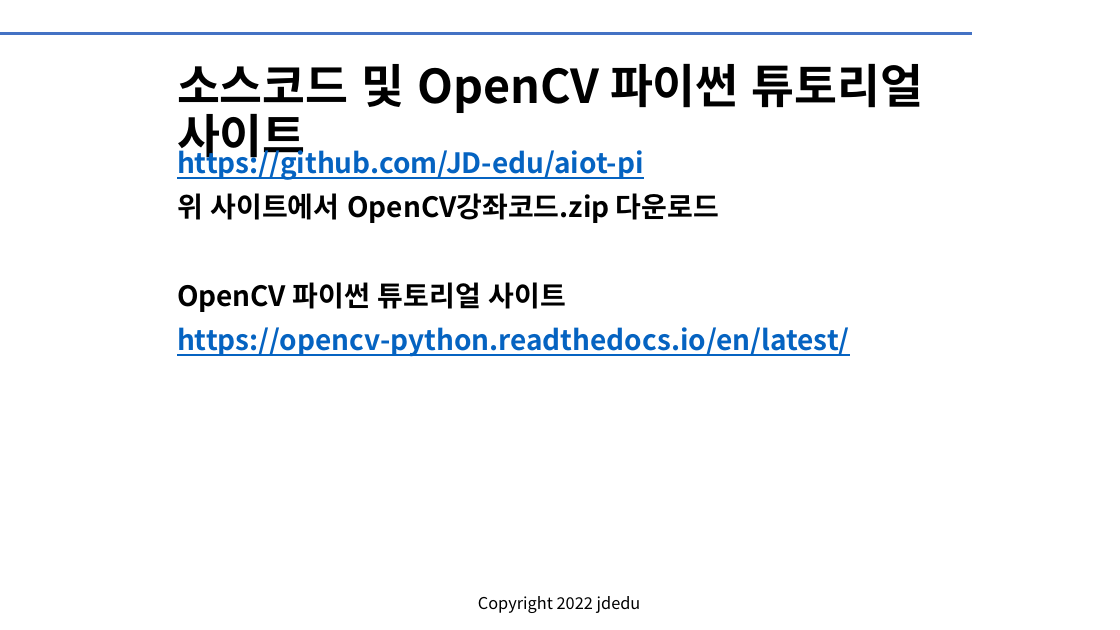
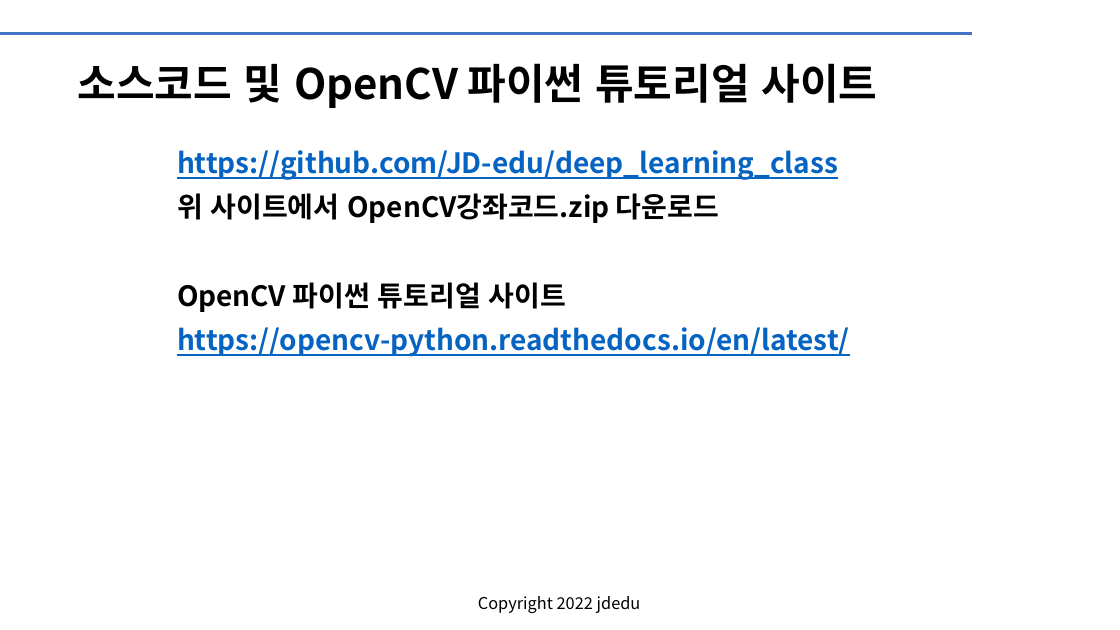
Before and after one commit to JD-edu/deep_learning_class, a slide deck: slide 30 of documents/OpenCV_기초_강좌.pptx. Drawn at 1120x630 pixels with LibreOffice and Linux fonts; fonts in the diff are those of the drawing; background and template pictures are left out. Boxes give left, top, right and bottom in pixels: in the first picture for what was removed or moved away, otherwise in the second. Text is boxed around its words. In the diff, an @@ line names an element or a change of style, - is before the commit and + after.

```diff
--- a/documents/OpenCV_기초_강좌.pptx
+++ b/documents/OpenCV_기초_강좌.pptx
@@ title "소스코드 및 OpenCV 파이썬 튜토리얼 ...": place and size @@
-title "소스코드 및 OpenCV 파이썬 튜토리얼 ..." at (177,64,924,165)
+title "소스코드 및 OpenCV 파이썬 튜토리얼 ..." at (77,63,878,108)
@@ title "소스코드 및 OpenCV 파이썬 튜토리얼 ..." at (77,63,878,108): size 40 to 36 pt @@
@@ text at (177,150,838,180): text changed @@
-https://github.com/JD-edu/aiot-pi
+https://github.com/JD-edu/deep_learning_class
```
Also in this commit, not shown: 3 other slides changed, 1 other file.
